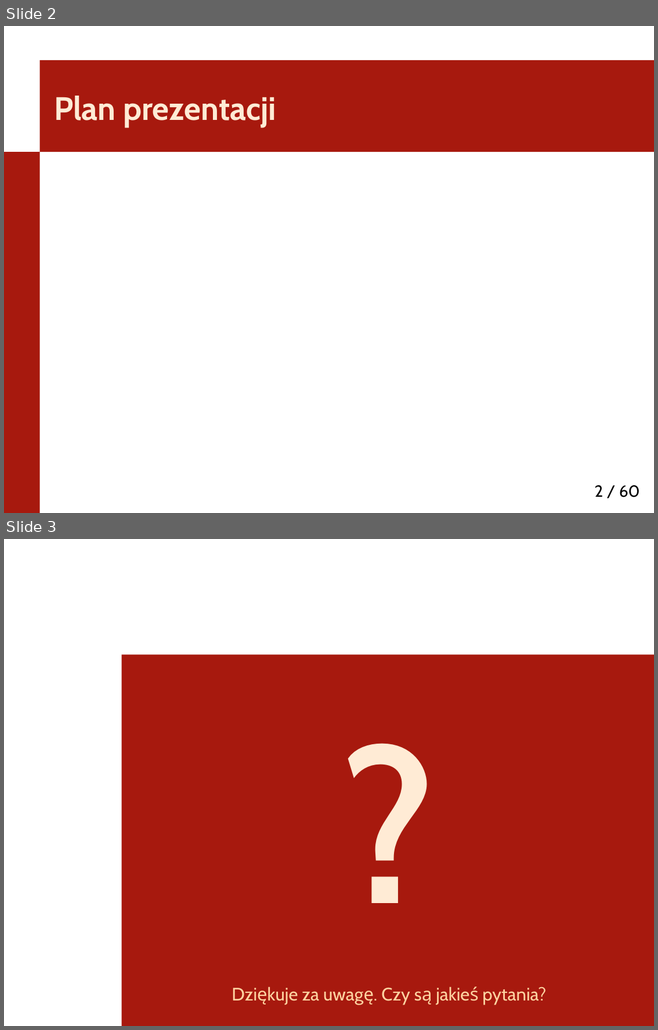
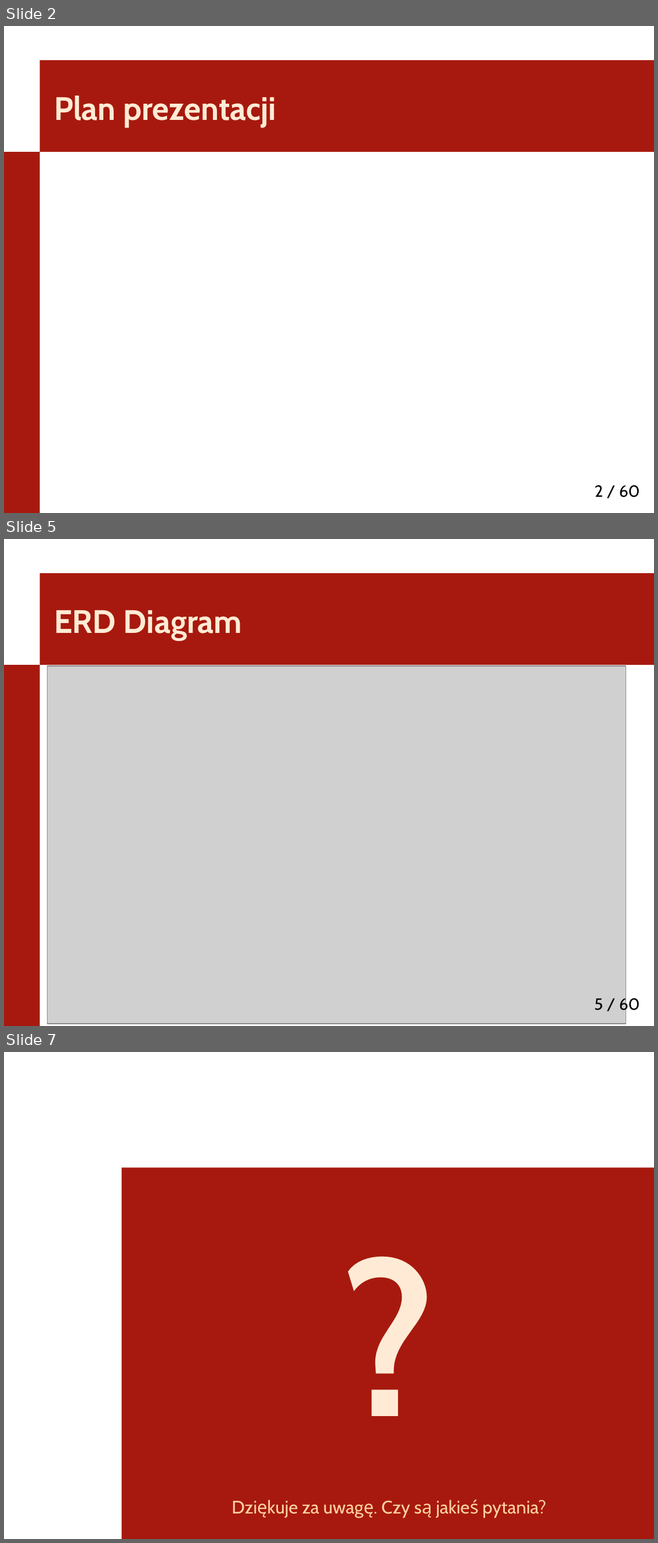
Before and after one commit to SebastianLasisz/Przepisy, a slide deck: doc/Presentation.pptx. Shown one above the other, each under a label of ours: slides 2 and 3 before the commit, slides 2, 5 and 7 after it; the slides between them are not shown. The pictures are 658x1030 and 658x1543 pixels, drawn with LibreOffice and Linux fonts; fonts in the diff are those of the drawing; grey boxes stand for pictures; background and template pictures are left out. Boxes give left, top, right and bottom in pixels: in the first picture for what was removed or moved away, otherwise in the second. Text is boxed around its words. In the diff, an @@ line names an element or a change of style, - is before the commit and + after.

```diff
--- a/doc/Presentation.pptx
+++ b/doc/Presentation.pptx
@@ slide 5 added at <box>4,539,654,1026</box>, background #FFFFFF; not listed: 2 template elements that a slide beside it also shows @@
@@ title added at <box>54,610,242,641</box>, 36 pt, text #FFEBD5, bold @@
+ERD Diagram
@@ picture added at <box>48,667,626,1024</box> @@
@@ page number added at <box>594,996,640,1013</box>, 18 pt, text #000000 @@
+5 / 60
@@ what was slide 3 is now slide 7 @@
```
Also in this commit, not shown: 3 other slides added, 4 other files.
